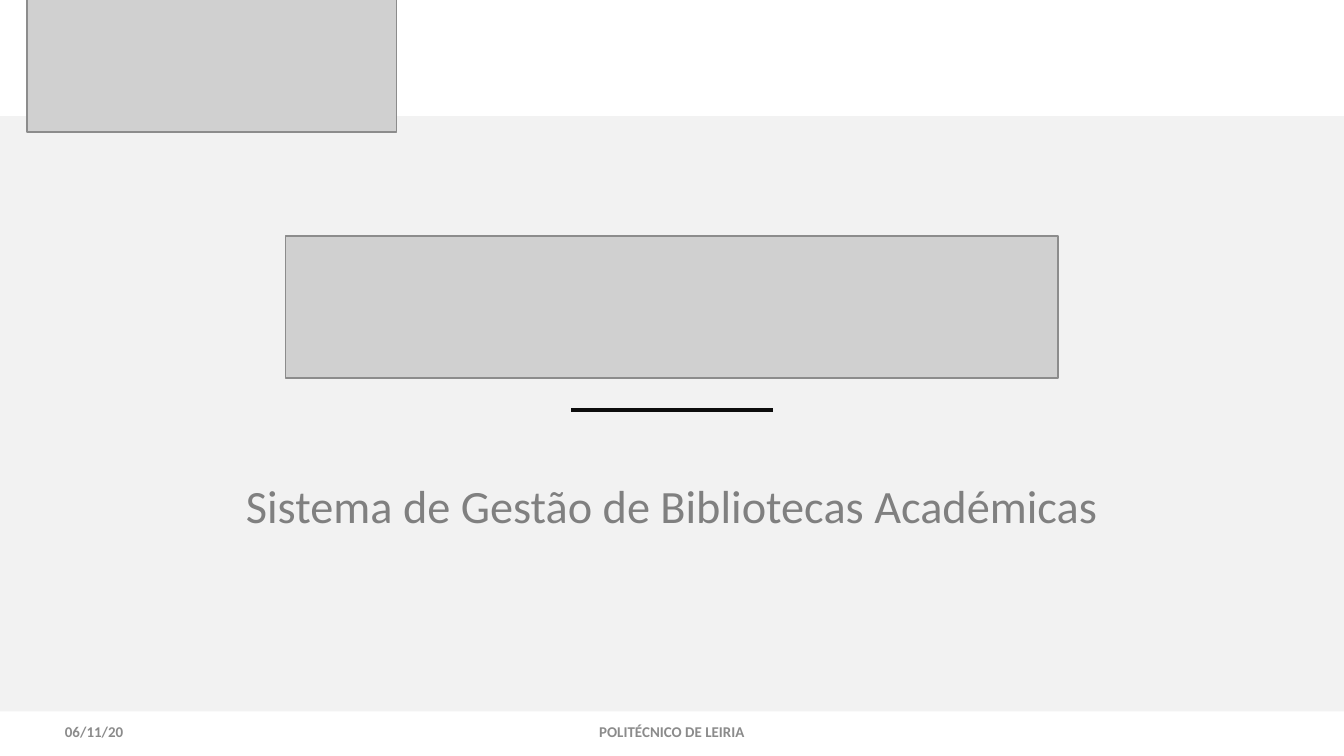
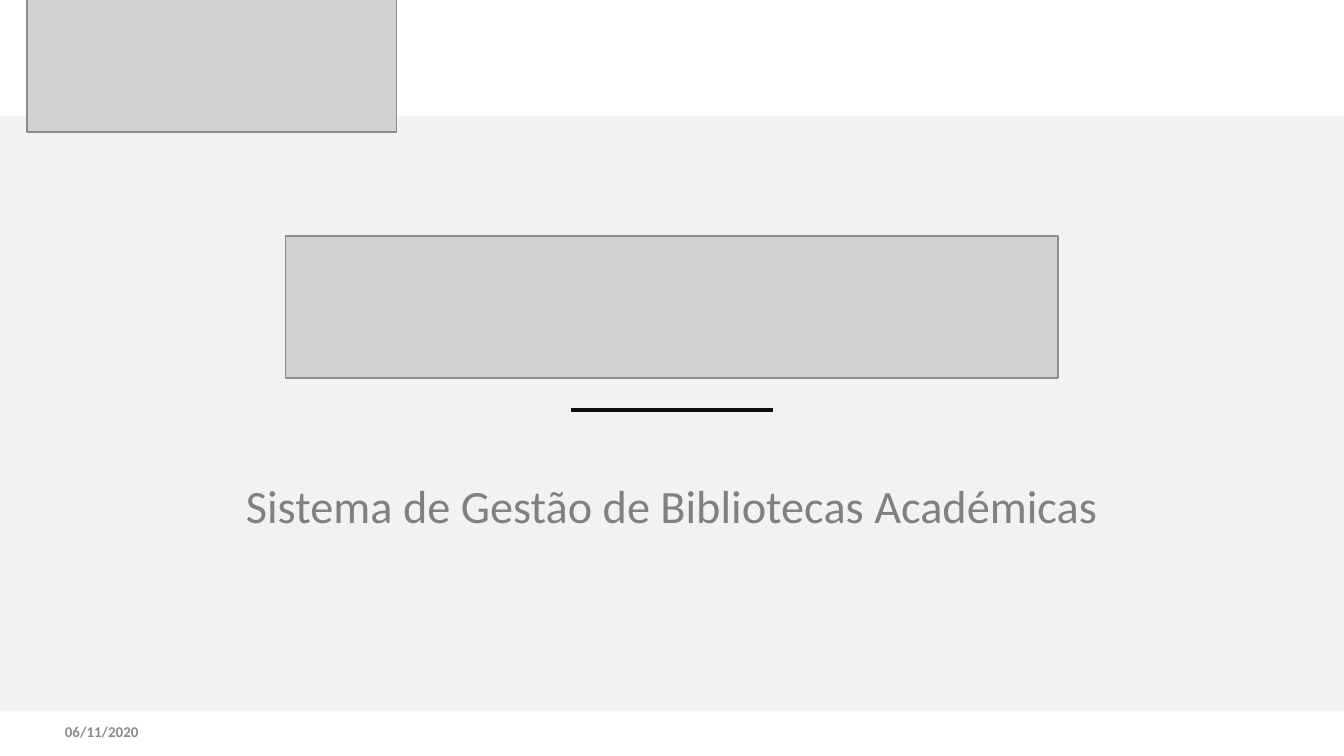
Before and after one commit to 2180622/IPL_PSI_ProjetoFinal_SARAMAGO, a slide deck: slide 1 of documentacao/Especificacao_Sistema_Informacao/android/IPL-TeSP-AMSI-SARAMAGO.pptx. Drawn at 1344x756 pixels with LibreOffice and Linux fonts; fonts in the diff are those of the drawing; grey boxes stand for pictures. Boxes give left, top, right and bottom in pixels: in the first picture for what was removed or moved away, otherwise in the second. Text is boxed around its words. In the diff, an @@ line names an element or a change of style, - is before the commit and + after.

```diff
--- a/documentacao/Especificacao_Sistema_Informacao/android/IPL-TeSP-AMSI-SARAMAGO.pptx
+++ b/documentacao/Especificacao_Sistema_Informacao/android/IPL-TeSP-AMSI-SARAMAGO.pptx
@@ text at <box>65,726,138,738</box>: text changed @@
-06/11/20
+06/11/2020
@@ text removed at <box>599,724,744,737</box> @@
-POLITÉCNICO DE LEIRIA
```
Also in this commit, not shown: 18 other slides changed, 1 other file.
